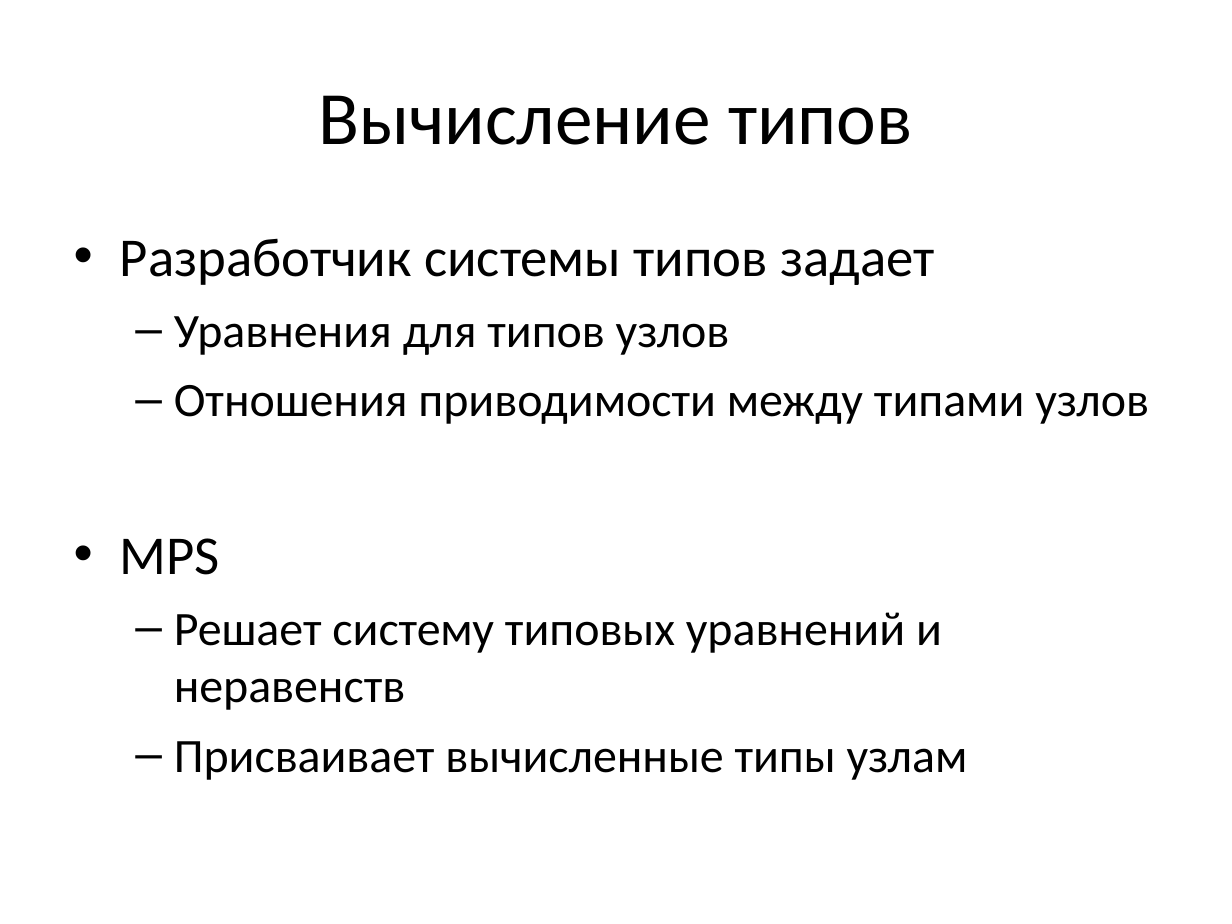
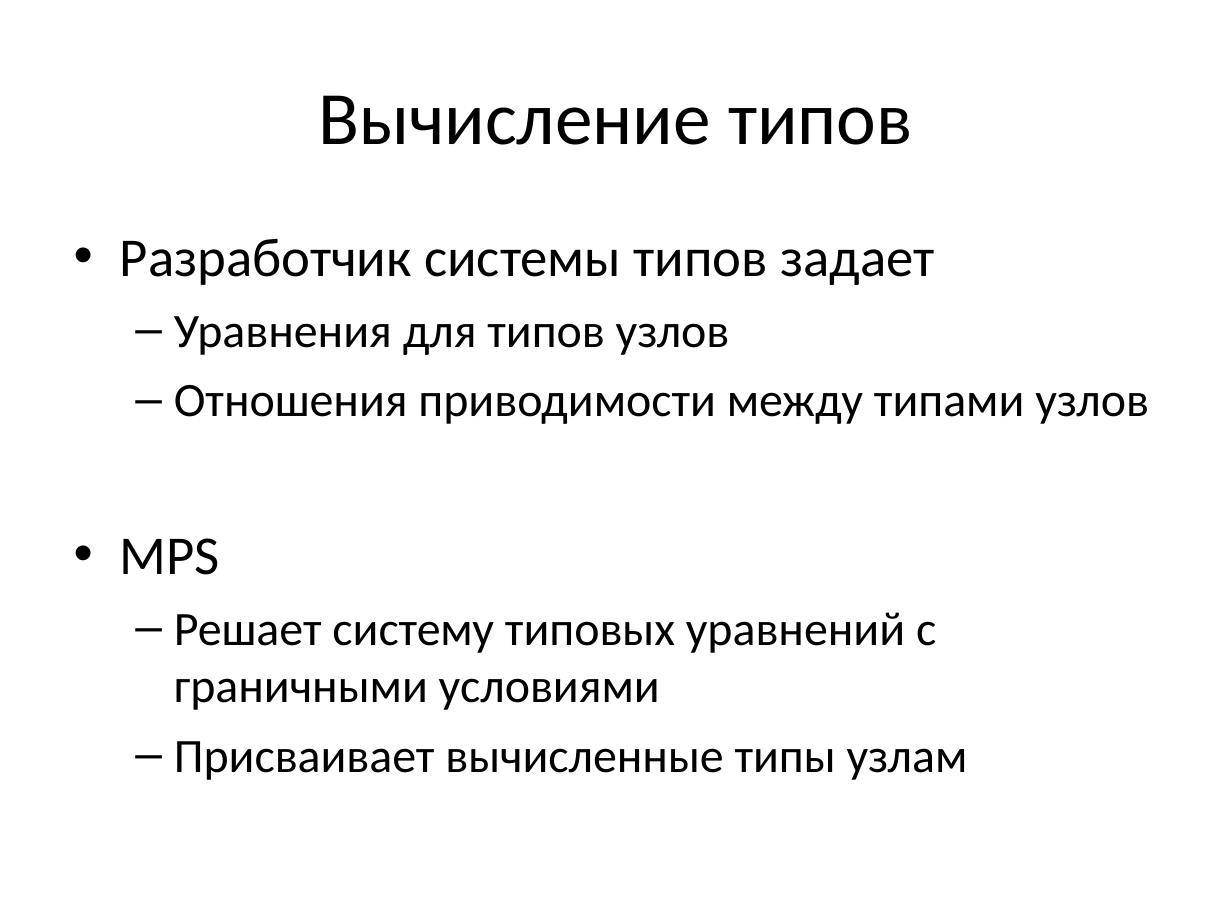
Before and after one commit to mazine/umk, a slide deck: slide 4 of presentations/mps-types.ppt (slide 5 before the commit). Drawn at 1232x924 pixels with LibreOffice and Linux fonts; fonts in the diff are those of the drawing. Boxes give left, top, right and bottom in pixels: in the first picture for what was removed or moved away, otherwise in the second. Text is boxed around its words. In the diff, an @@ line names an element or a change of style, - is before the commit and + after.

```diff
--- a/presentations/mps-types.ppt
+++ b/presentations/mps-types.ppt
@@ text at bbox=[174, 612, 936, 710]: text changed @@
-  – Решает систему типовых уравнений и неравенств
+  – Решает систему типовых уравнений с граничными условиями
```
Also in this commit, not shown: 2 other slides changed, 3 slides added, 1 slide removed.
